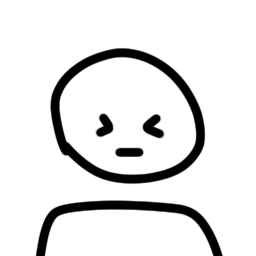
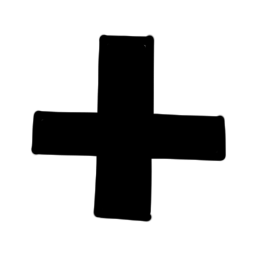
Layers edited between the first and the second 256×256 image:
added layer "Layer 8" above "Layer 4" over [30, 34, 227, 223]
hid "Layer 7" over [114, 147, 145, 158]
hid "Layer 6" over [94, 112, 166, 140]
hid "Layer 1" over [35, 47, 224, 256]
